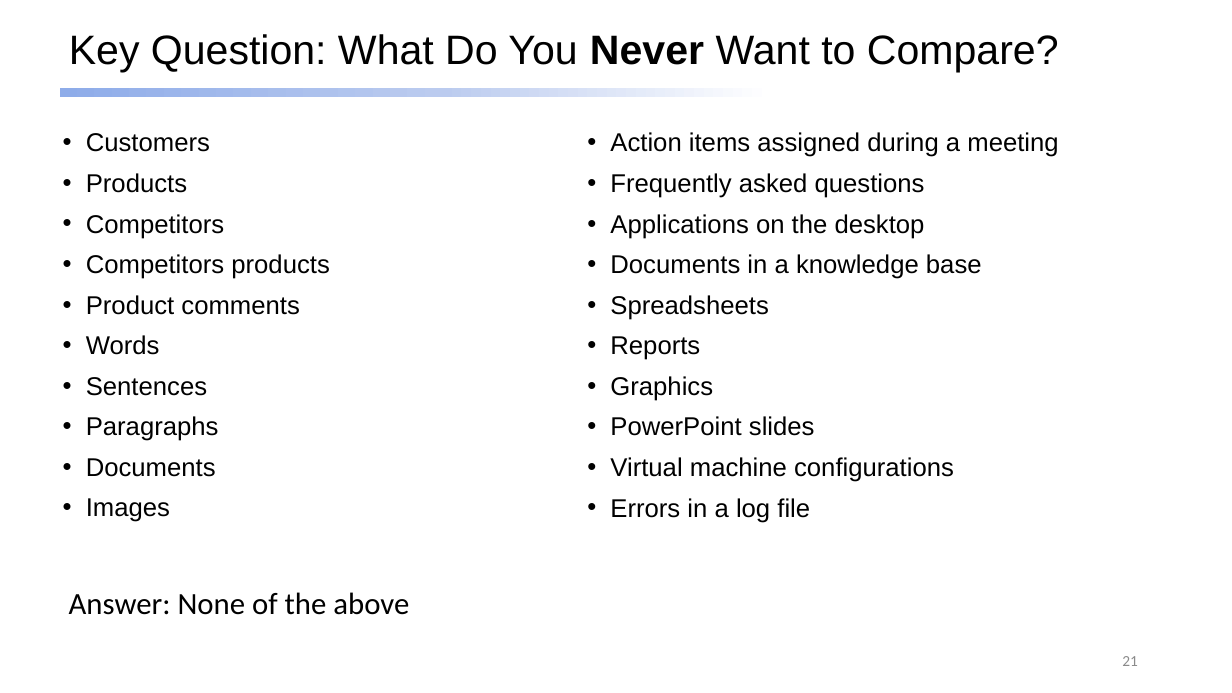
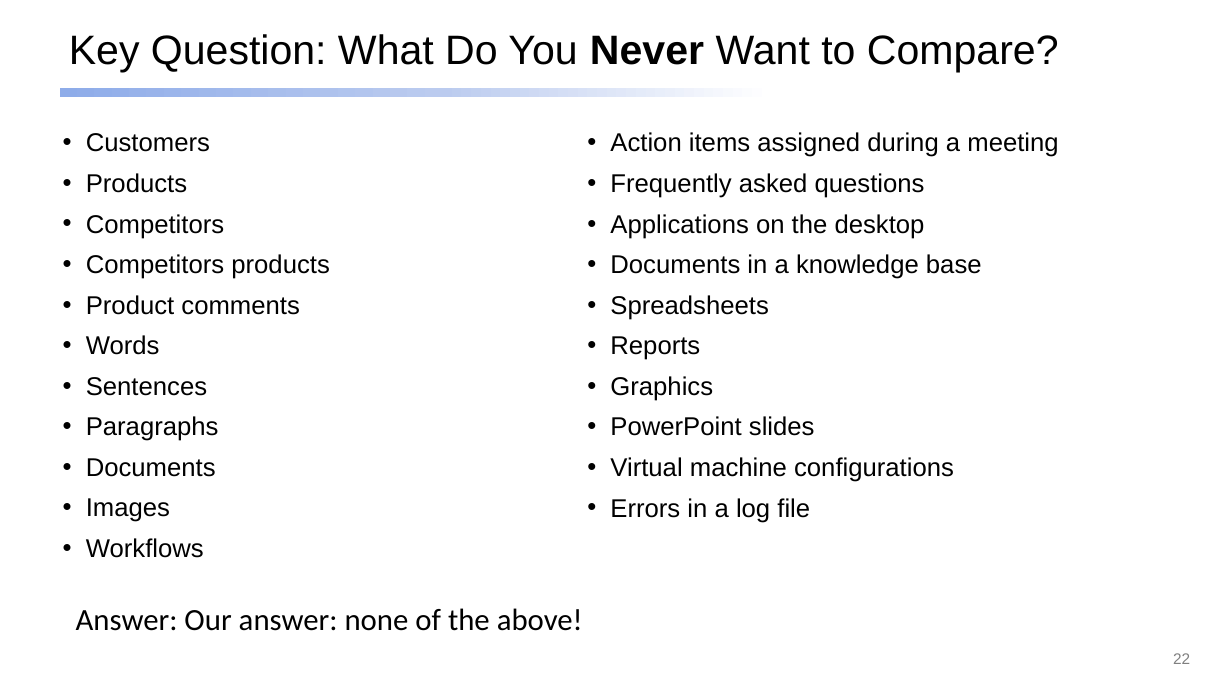
Before and after one commit to dmccreary/genai-arch-patterns, a slide deck: slide 22 of slides/One-Hour-Talk.pptx (slide 21 before the commit). Drawn at 1232x693 pixels with LibreOffice and Linux fonts; fonts in the diff are those of the drawing. Boxes give left, top, right and bottom in pixels: in the first picture for what was removed or moved away, otherwise in the second. Text is boxed around its words. In the diff, an @@ line names an element or a change of style, - is before the commit and + after.

```diff
--- a/slides/One-Hour-Talk.pptx
+++ b/slides/One-Hour-Talk.pptx
@@ text at <box>86,538,204,558</box>: paragraph added @@
+• Workflows
@@ text at <box>76,608,583,631</box>: text changed @@
-Answer: None of the above
+Answer: Our answer: none of the above!
@@ page number at <box>1173,653,1190,664</box>: text changed; font Calibri to Arial; text colour #8C8C8C to #808080 @@
-21
+22
```
Also in this commit, not shown: 22 other slides changed, 5 slides added, 1 slide removed, 7 other files.
